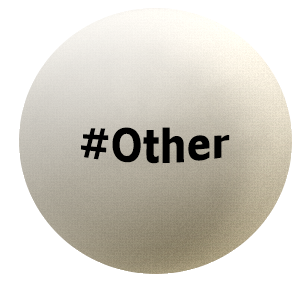
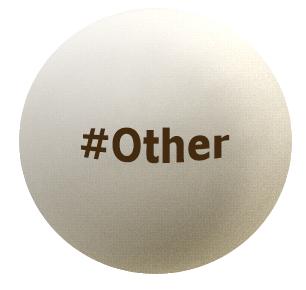
Layer changes from the first 306 x 290 image to the second:
painted on "#Other" over [81, 127, 230, 164]
